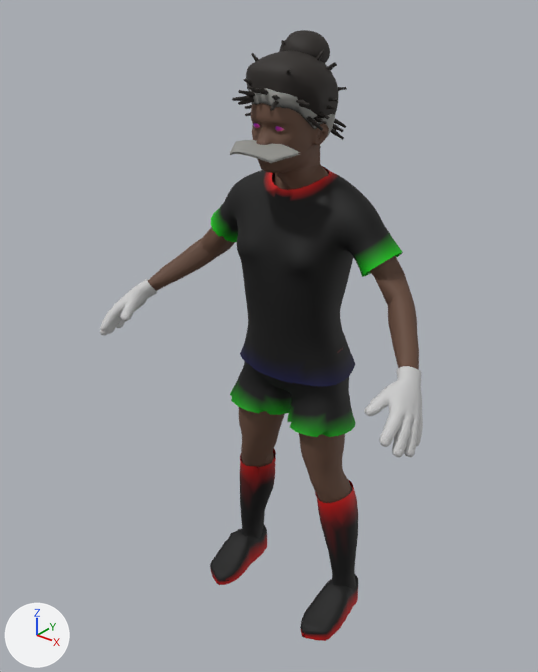
One commit to the glTF model app/public/jeux/humans/boy.glb: the scene before it, then after it.
Both versions are drawn from a 50 mm lens placed at (0.976, -1.35, 1.576), pointed at (-0.039, -0.081, 0.789). The axes (+X, +Y, +Z) are drawn at lower left. The lights are the same throughout. The picture after the commit comes second.

Objects in the first picture: 'body', 'forearms', 'glove_l', 'glove_r', 'hair_afro', 'shirt', 'shorts', 'sock_l', 'sock_r', 'thighs', 'trainer_l', 'trainer_r' and 7 more.
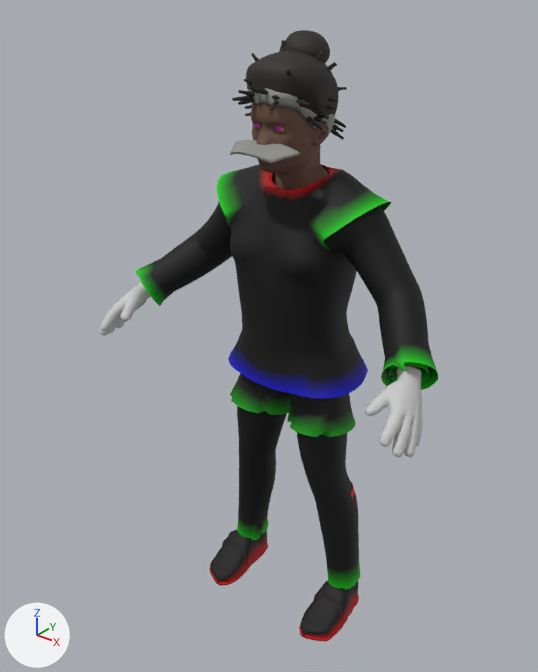
Not visible in the pictures: 'socklow_l'.

Pixel boxes (x1, y1, x2, y2) of what changed, in the pictures (538 x 672 px):
'bib', added: after (217, 164, 391, 398)
'coat', added: after (136, 165, 438, 390)
'trousers', added: after (237, 406, 361, 590)
'slide_l', added: after (299, 581, 359, 642)
'slide_r', added: after (209, 530, 268, 586)
'longsleeves', added (mostly hidden): after (269, 166, 429, 383)
'shirt', unchanged, covered by the edit: before (211, 166, 403, 386); after (271, 166, 329, 190)
'thighs', unchanged, covered by the edit: before (239, 407, 345, 496)
'forearms', unchanged, covered by the edit: before (148, 236, 419, 370); after (398, 365, 419, 370)
'sock_l', unchanged, covered by the edit: before (300, 480, 358, 628); after (300, 482, 358, 627)

Diff of the bpy script that builds the scene:
```diff
--- a/app/public/jeux/humans/boy.glb.py
+++ b/app/public/jeux/humans/boy.glb.py
@@ mat_trousers @@
+mat_trousers = bpy.data.materials.new('trousers')
+# nodes: BsdfPrincipled, Mix, OutputMaterial, VertexColor
+# colours: light grey #cbcbcb, mixed with the vertex colours
@@ mat_socklow_l @@
+mat_socklow_l = bpy.data.materials.new('socklow_l')
+# nodes: BsdfPrincipled, Mix, OutputMaterial, VertexColor
+# colours: light grey #cbcbcb, mixed with the vertex colours
@@ mat_slide_r @@
+mat_slide_r = bpy.data.materials.new('slide_r')
+# nodes: BsdfPrincipled, Mix, OutputMaterial, VertexColor
+# colours: light grey #cbcbcb, mixed with the vertex colours
@@ mat_slide_l @@
+mat_slide_l = bpy.data.materials.new('slide_l')
+# nodes: BsdfPrincipled, Mix, OutputMaterial, VertexColor
+# colours: light grey #cbcbcb, mixed with the vertex colours
@@ mat_longsleeves @@
+mat_longsleeves = bpy.data.materials.new('longsleeves')
+# nodes: BsdfPrincipled, Mix, OutputMaterial, VertexColor
+# colours: light grey #cbcbcb, mixed with the vertex colours
@@ mat_coat @@
+mat_coat = bpy.data.materials.new('coat')
+# nodes: BsdfPrincipled, Mix, OutputMaterial, VertexColor
+# colours: light grey #cbcbcb, mixed with the vertex colours
@@ mat_bib @@
+mat_bib = bpy.data.materials.new('bib')
+# nodes: BsdfPrincipled, Mix, OutputMaterial, VertexColor
+# colours: light grey #cbcbcb, mixed with the vertex colours
@@ me_trousers @@
+me_trousers.from_pydata(...)  # 1334 vertices, 2578 faces; spans x -0.204..0.204, y -0.118..0.081, z 0.077..0.783
+me_trousers.materials.append(mat_trousers)
@@ me_socklow_l @@
+me_socklow_l.from_pydata(...)  # 1143 vertices, 2264 faces; spans x 0.124..0.209, y -0.169..0.045, z -0.003..0.165
+me_socklow_l.materials.append(mat_socklow_l)
@@ me_slide_r @@
+me_slide_r.from_pydata(...)  # 434 vertices, 864 faces; spans x -0.216..-0.117, y -0.174..0.048, z -0.004..0.092
+me_slide_r.materials.append(mat_slide_r)
@@ me_slide_l @@
+me_slide_l.from_pydata(...)  # 434 vertices, 864 faces; spans x 0.117..0.216, y -0.174..0.048, z -0.004..0.094
+me_slide_l.materials.append(mat_slide_l)
@@ me_longsleeves @@
+me_longsleeves.from_pydata(...)  # 2429 vertices, 4724 faces; spans x -0.41..0.41, y -0.181..0.099, z 0.725..1.191
+me_longsleeves.materials.append(mat_longsleeves)
@@ me_coat @@
+me_coat.from_pydata(...)  # 2515 vertices, 4900 faces; spans x -0.427..0.427, y -0.196..0.123, z 0.696..1.191
+me_coat.materials.append(mat_coat)
@@ me_bib @@
+me_bib.from_pydata(...)  # 1601 vertices, 3056 faces; spans x -0.216..0.216, y -0.151..0.126, z 0.696..1.192
+me_bib.materials.append(mat_bib)
@@ ob_trousers @@
+ob_trousers = bpy.data.objects.new('trousers', me_trousers)
+ob_trousers.location = (0.0, 0.0, 0.0)
@@ ob_socklow_l @@
+ob_socklow_l = bpy.data.objects.new('socklow_l', me_socklow_l)
+ob_socklow_l.location = (0.0, 0.0, 0.0)
@@ ob_slide_r @@
+ob_slide_r = bpy.data.objects.new('slide_r', me_slide_r)
+ob_slide_r.location = (0.0, 0.0, 0.0)
@@ ob_slide_l @@
+ob_slide_l = bpy.data.objects.new('slide_l', me_slide_l)
+ob_slide_l.location = (0.0, 0.0, 0.0)
@@ ob_longsleeves @@
+ob_longsleeves = bpy.data.objects.new('longsleeves', me_longsleeves)
+ob_longsleeves.location = (0.0, 0.0, 0.0)
@@ ob_coat @@
+ob_coat = bpy.data.objects.new('coat', me_coat)
+ob_coat.location = (0.0, 0.0, 0.0)
@@ ob_bib @@
+ob_bib = bpy.data.objects.new('bib', me_bib)
+ob_bib.location = (0.0, 0.0, 0.0)
```
